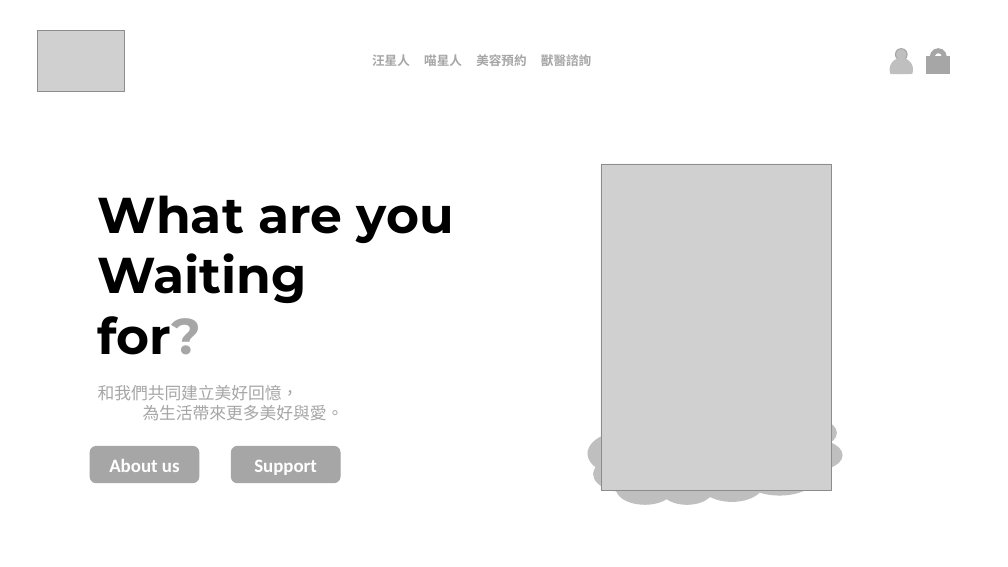
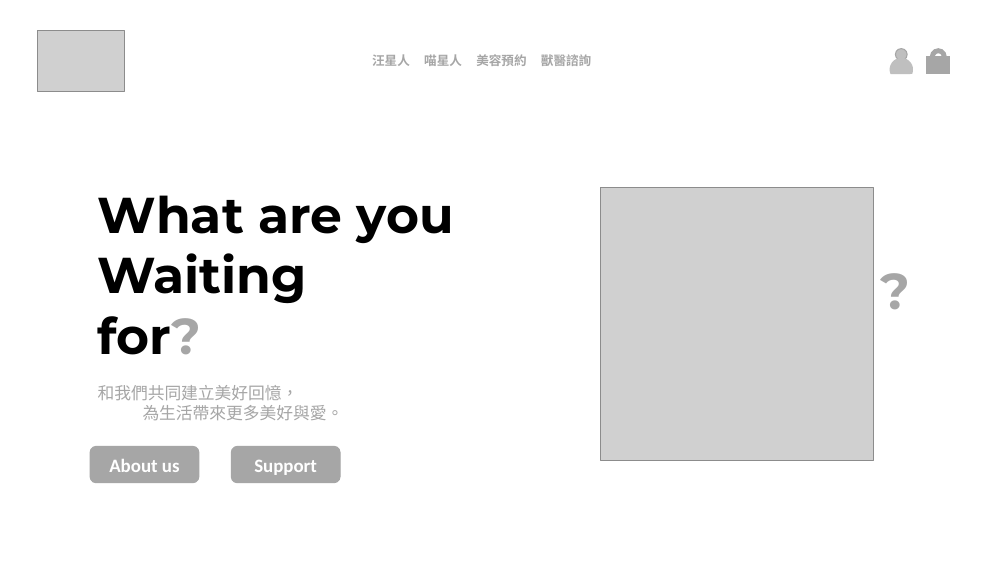
Before and after one commit to gnshiun/WebProject, a slide deck: slide 2 of 01_home_idea/home_idea_shiun.pptx. Drawn at 1008x567 pixels with LibreOffice and Linux fonts; fonts in the diff are those of the drawing; grey boxes stand for pictures. Boxes give left, top, right and bottom in pixels: in the first picture for what was removed or moved away, otherwise in the second. Text is boxed around its words. In the diff, an @@ line names an element or a change of style, - is before the commit and + after.

Commit message:
主頁修改

```diff
--- a/01_home_idea/home_idea_shiun.pptx
+++ b/01_home_idea/home_idea_shiun.pptx
@@ picture: place and size @@
-picture at (601,164,832,491)
+picture at (601,188,874,461)
@@ text added at (873,255,920,324), 48 pt, text #A6A6A6, bold @@
+?
@@ thought cloud removed at (588,400,842,505) @@
```
